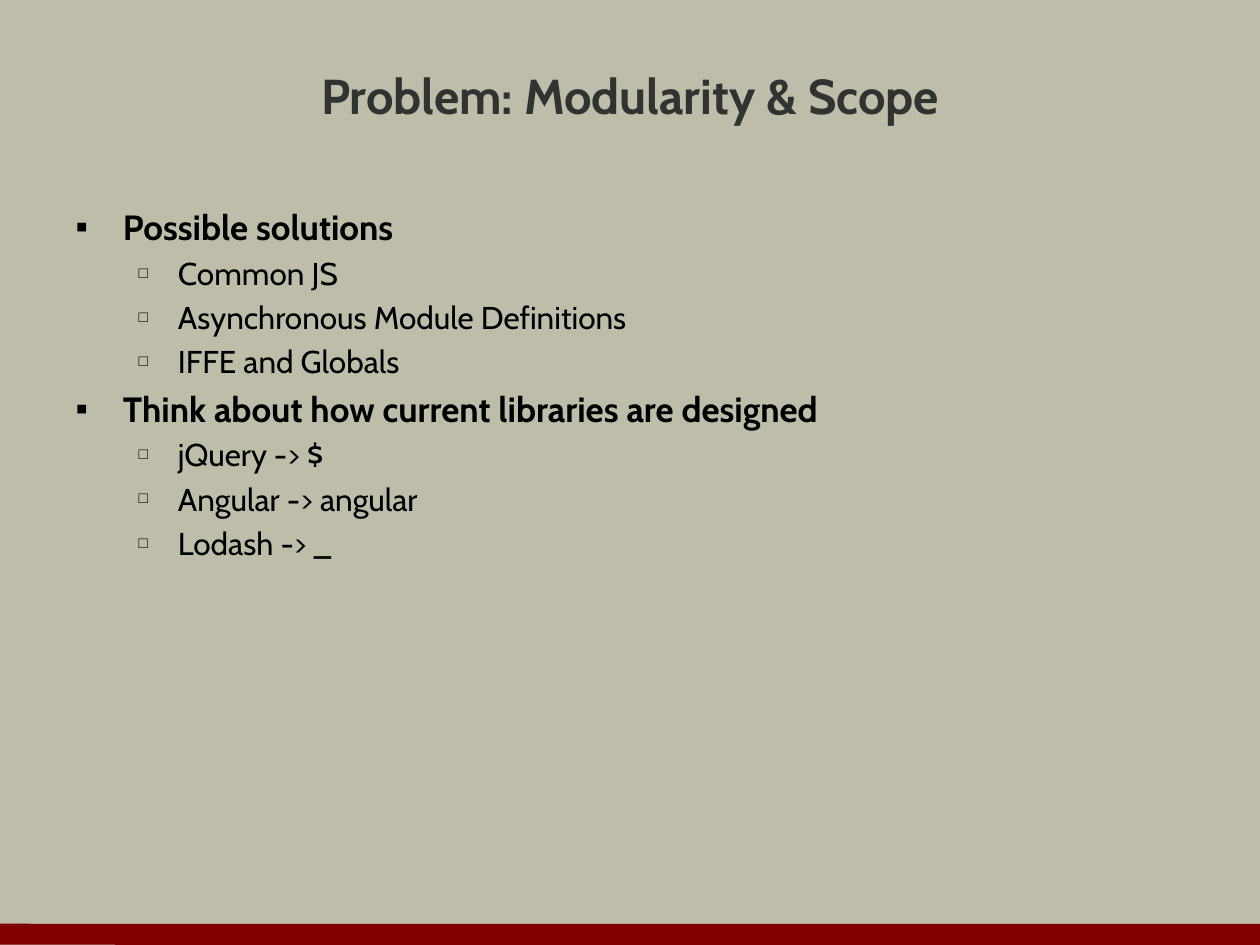
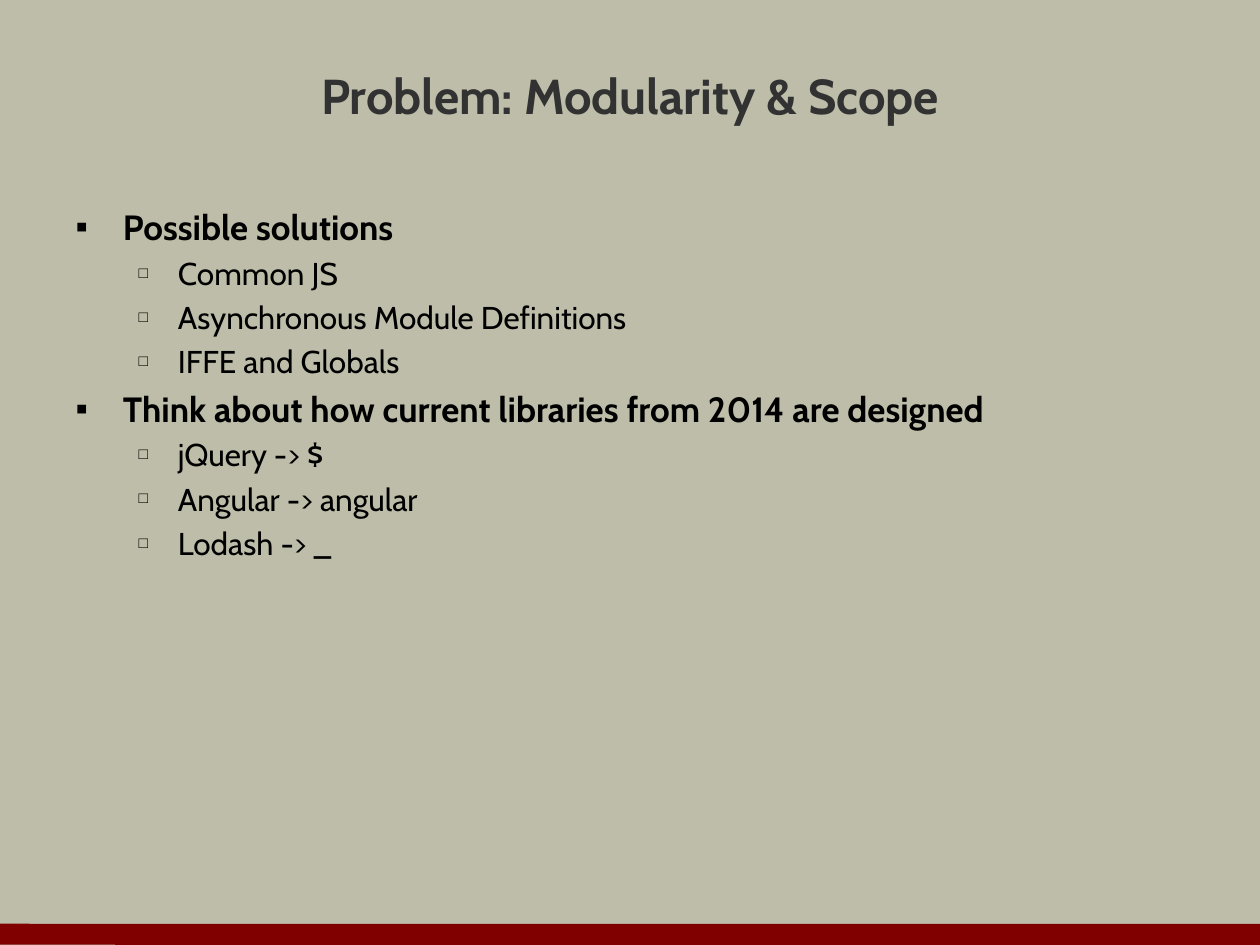
Before and after one commit to OdeToCode/classes, a slide deck: slide 39 of angularjs/slides/11_es6.pptx (slide 41 before the commit). Drawn at 1260x945 pixels with LibreOffice and Linux fonts; fonts in the diff are those of the drawing; background and template pictures are left out. Boxes give left, top, right and bottom in pixels: in the first picture for what was removed or moved away, otherwise in the second. Text is boxed around its words. In the diff, an @@ line names an element or a change of style, - is before the commit and + after.

```diff
--- a/angularjs/slides/11_es6.pptx
+++ b/angularjs/slides/11_es6.pptx
@@ text at (123, 395, 983, 430): text changed @@
-▪ Think about how current libraries are designed
+▪ Think about how current libraries from 2014 are designed
```
Also in this commit, not shown: 2 slides removed, 1 other file.
